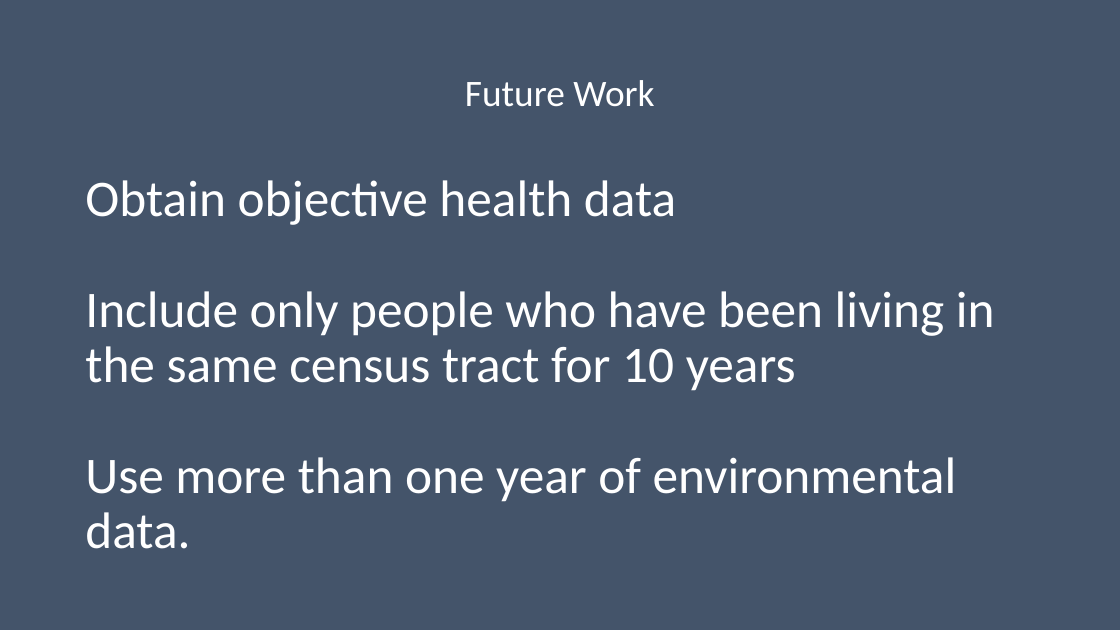
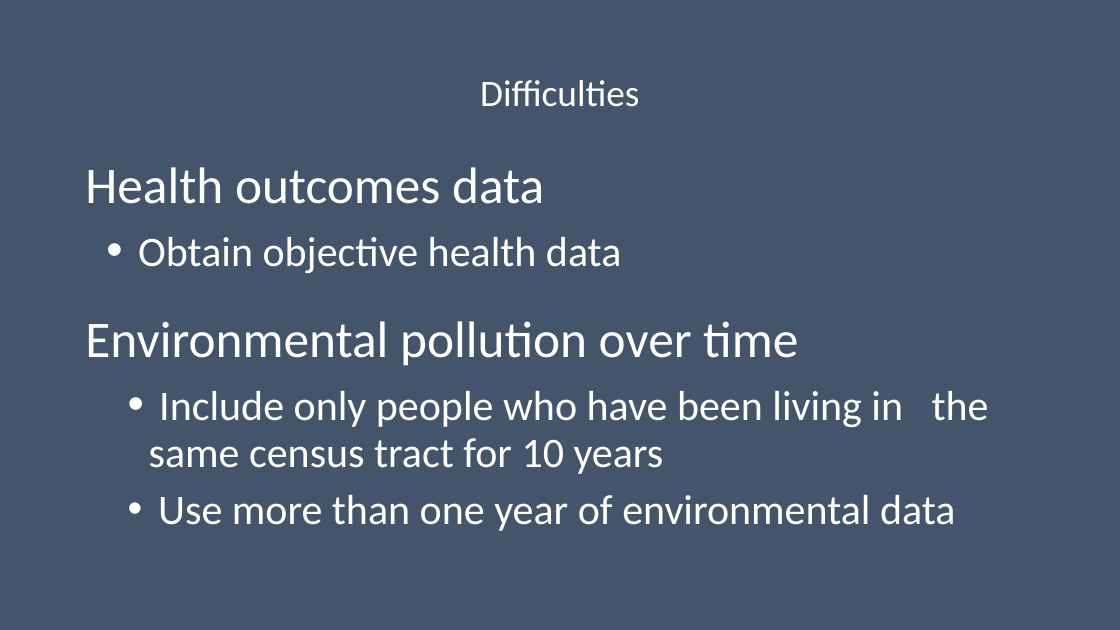
Before and after one commit to keb101/Image-Classification-Indian-Clothing, a slide deck: slide 10 of Capstone_Two/reports/Capstone_Two_Slides.pptx (slide 11 before the commit). Drawn at 1120x630 pixels with LibreOffice and Linux fonts; fonts in the diff are those of the drawing. Boxes give left, top, right and bottom in pixels: in the first picture for what was removed or moved away, otherwise in the second. Text is boxed around its words. In the diff, an @@ line names an element or a change of style, - is before the commit and + after.

Commit message:
minor changes made

```diff
--- a/Capstone_Two/reports/Capstone_Two_Slides.pptx
+++ b/Capstone_Two/reports/Capstone_Two_Slides.pptx
@@ title at bbox=[480, 80, 640, 107]: text changed @@
-Future Work
+Difficulties
@@ text "Health outcomes data": place and size @@
-text "Health outcomes data" at bbox=[85, 180, 995, 549]
+text "Health outcomes data" at bbox=[85, 167, 989, 531]
@@ text at bbox=[85, 167, 544, 204]: paragraph added @@
+Health outcomes data
@@ text at bbox=[138, 237, 989, 474]: size 44 to 36 pt in "Obtain objective health data", "Include only people who have been living ..."; bullet none to •; more space between paragraphs @@
@@ text at bbox=[85, 321, 798, 366]: paragraph added @@
+Environmental pollution over time
@@ text at bbox=[158, 495, 955, 531]: text changed; size 44 to 36 pt @@
-Use more than one year of environmental data.
+• Use more than one year of environmental data
```
Also in this commit, not shown: 4 other slides changed, 1 slide removed.
